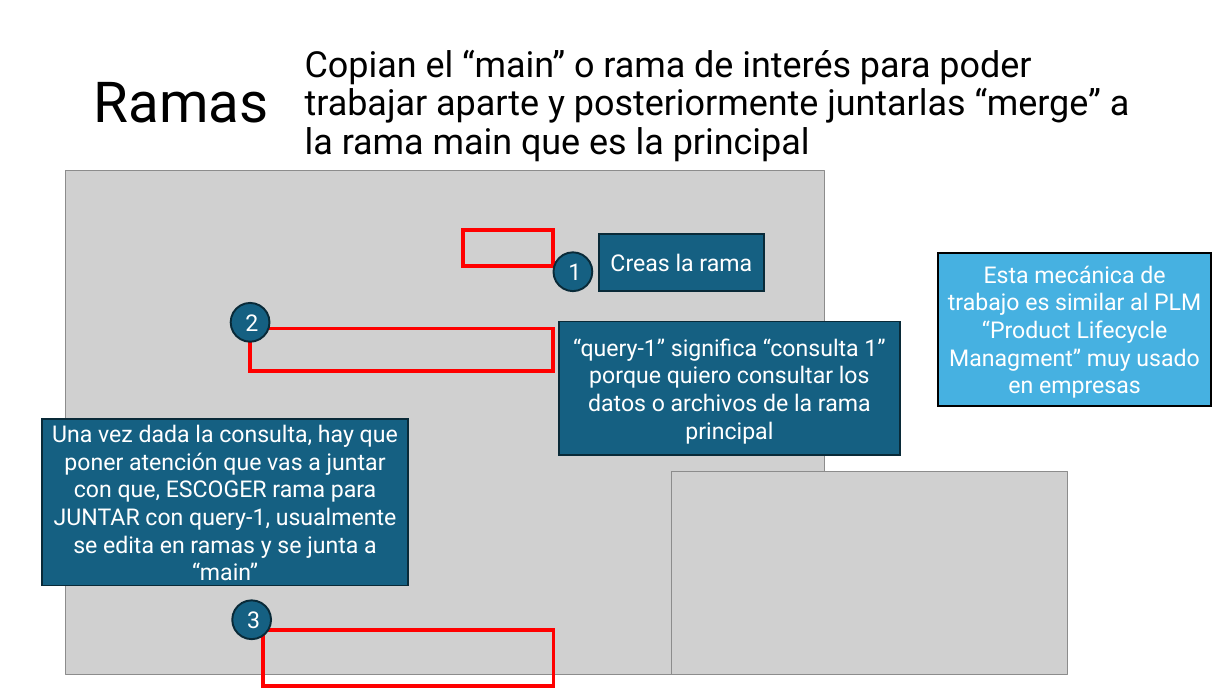
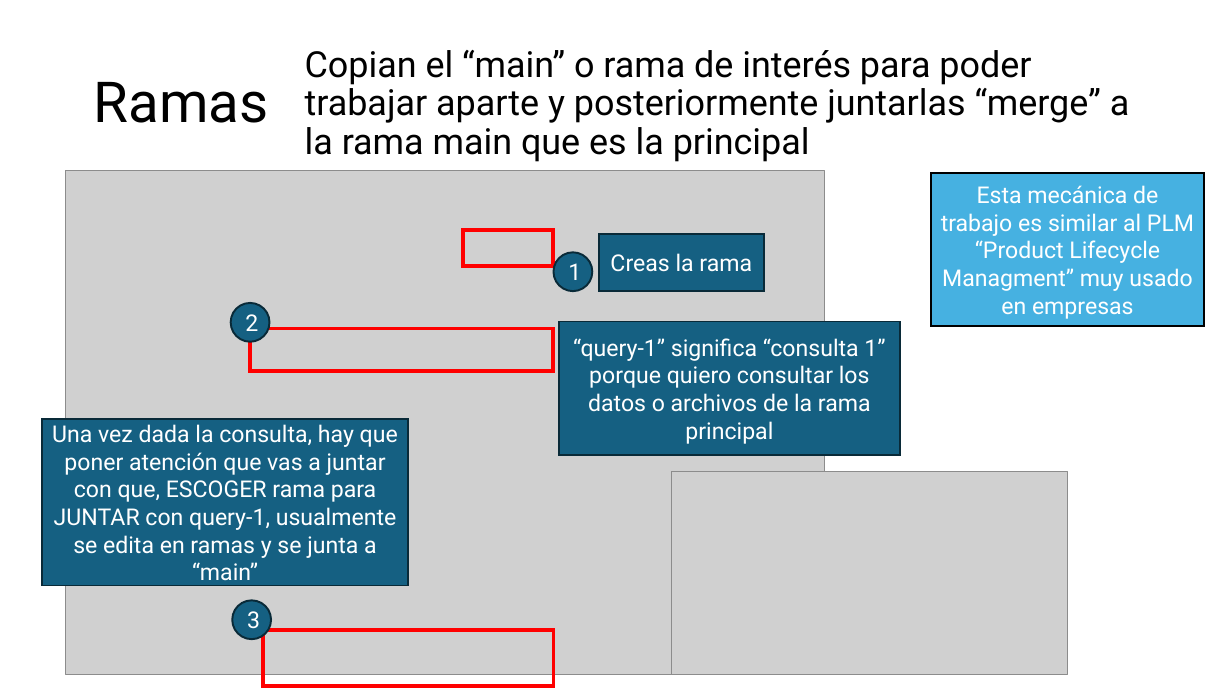
Before and after one commit to SanXzp23/rocketry-aero-and-stability, a slide deck: slide 4 of Tutorial github y cfd.pptx. Drawn at 1232x693 pixels with LibreOffice and Linux fonts; fonts in the diff are those of the drawing; grey boxes stand for pictures. Boxes give left, top, right and bottom in pixels: in the first picture for what was removed or moved away, otherwise in the second. Text is boxed around its words. In the diff, an @@ line names an element or a change of style, - is before the commit and + after.

Commit message:
Add CFD forebody CAD file and update tutorial
Added the CFDforebodySW.SLDPRT CAD file for CFD simulations and updated the tutorial presentation to reflect recent changes.

```diff
--- a/Tutorial github y cfd.pptx
+++ b/Tutorial github y cfd.pptx
@@ rectangle "Esta mecánica de trabajo es ...": place and size @@
-rectangle "Esta mecánica de trabajo es ..." at [938, 253, 1212, 407]
+rectangle "Esta mecánica de trabajo es ..." at [931, 173, 1204, 326]
```
Also in this commit, not shown: 1 other file.
